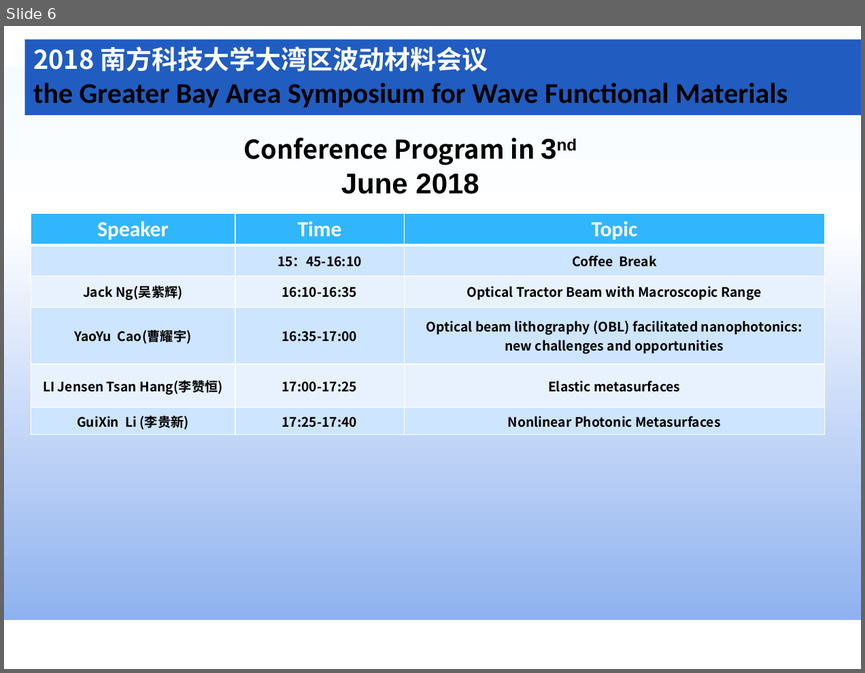
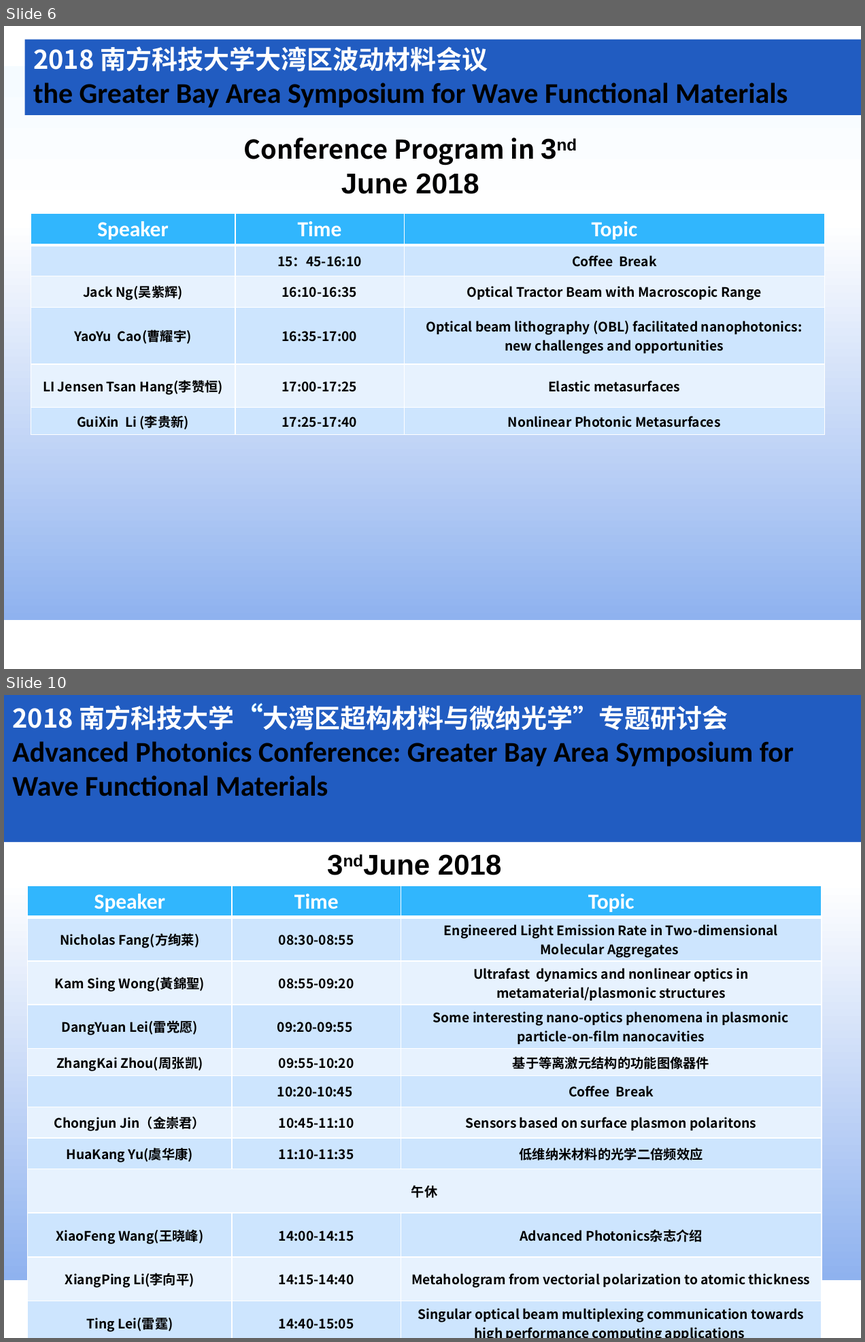
Before and after one commit to gbaswfm/gbaswfm.github.io, a slide deck: text/大湾区超构材料与微纳光学专题研讨会.pptx. Shown one above the other, each under a label of ours: slide 6 before the commit, slides 6 and 10 after it; the slides between them are not shown. The pictures are 865x673 and 865x1342 pixels, drawn with LibreOffice and Linux fonts; fonts in the diff are those of the drawing. Boxes give left, top, right and bottom in pixels: in the first picture for what was removed or moved away, otherwise in the second. Text is boxed around its words. In the diff, an @@ line names an element or a change of style, - is before the commit and + after.

```diff
--- a/text/大湾区超构材料与微纳光学专题研讨会.pptx
+++ b/text/大湾区超构材料与微纳光学专题研讨会.pptx
@@ slide 10 added at (4, 695, 861, 1338), background #FFFFFF; not listed: 6 template elements that a slide beside it also shows @@
@@ rectangle added at (4, 695, 861, 843), fill #215CC1, 24 pt, text #000000, bold @@
+2018 南方科技大学“大湾区超构材料与微纳光学”专题研讨会
+Advanced Photonics Conference: Greater Bay Area Symposium for Wave Functional Materials
@@ rectangle added at (4, 726, 861, 1279), fill gradient #F5FBFF to #FFFFFF to #8FB2EF @@
@@ text added at (438, 854, 501, 875), 24 pt, text #000000, bold @@
+3ndJune 2018
@@ table added at (28, 885, 821, 1338), 12 rows, 3 columns @@
+Speaker | Time | Topic
+Nicholas Fang(方绚莱) | 08:30-08:55 | Engineered Light Emission Rate in Two-dimensional Molecular Aggregates
+Kam Sing Wong(黃錦聖) | 08:55-09:20 | Ultrafast dynamics and nonlinear optics in metamaterial/plasmonic structures
+DangYuan Lei(雷党愿) | 09:20-09:55 | Some interesting nano-optics phenomena in plasmonic particle-on-film nanocavities
+ZhangKai Zhou(周张凯) | 09:55-10:20 | 基于等离激元结构的功能图像器件
+ | 10:20-10:45 | Coffee Break
+Chongjun Jin（金崇君） | 10:45-11:10 | Sensors based on surface plasmon polaritons
+HuaKang Yu(虞华康) | 11:10-11:35 | 低维纳米材料的光学二倍频效应
+午休 |  | 
+XiaoFeng Wang(王晓峰) | 14:00-14:15 | Advanced Photonics杂志介绍
+XiangPing Li(李向平) | 14:15-14:40 | Metahologram from vectorial polarization to atomic thickness
+Ting Lei(雷霆) | 14:40-15:05 | Singular optical beam multiplexing communication towards high performance computing applications
```
Also in this commit, not shown: 4 other slides added, 18 other files.
